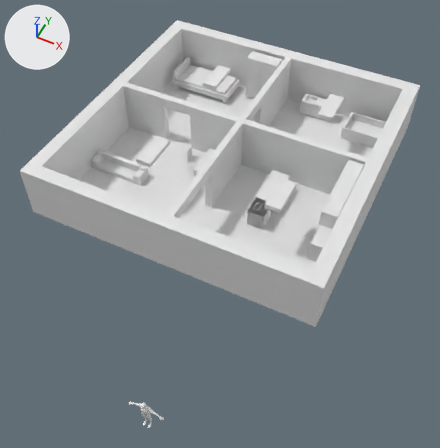
An edit to the Blender file modelagem/ExpoProjectHouse.blend, drawn before and after from the same camera.
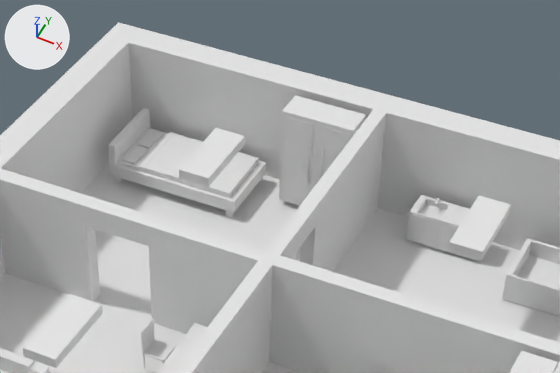
Each version is shown whole from a 50 mm lens placed at (9.84, -18.41, 23.86), pointed at (0.42, 0.43, 0.32), then close up on the part from 29% to 83% of the width and 2% to 38% of the height. Lighting does not change. The marker at upper left points along +X, +Y and +Z. The first two pictures are the older version. Materials are left out; every surface is plain grey.

Script lines for the objects in view, before the commit:
```python
me_cube_027 = bpy.data.meshes.new('Cube.027')
me_cube_027.from_pydata(...)  # 292 vertices, 274 faces; spans x -1.0..1.0, y -1.0..1.0, z -10.32..-3.51
me_cube_035 = bpy.data.meshes.new('Cube.035')
me_cube_035.from_pydata(...)  # 68 vertices, 66 faces; spans x -1.0..1.0, y -1.0..1.0, z -27.8..39.3
me_cube_036 = bpy.data.meshes.new('Cube.036')
me_cube_036.from_pydata(...)  # 326 vertices, 201 faces; spans x -1.0..1.0, y -1.08..1.0, z -1.0..1.13
ob_cadeirasala = bpy.data.objects.new('CadeiraSala', me_cube_035)
ob_cadeirasala.location = (-2.96, 3.93, 0.57)
ob_cadeirasala.scale = (0.3, 0.28, 0.0173)
ob_camaquarto = bpy.data.objects.new('CamaQuarto', me_cube_027)
ob_camaquarto.location = (-5.81, 10.96, -0.57)
ob_camaquarto.scale = (1.91, 1.0, -0.176)
ob_piabanheiro = bpy.data.objects.new('PiaBanheiro', me_cube_036)
ob_piabanheiro.location = (1.6, 11.57, 0.55)
ob_piabanheiro.rotation_euler = (0.0, 0.0, 6.283)  # degrees (0, 0, 360)
ob_piabanheiro.scale = (1.0, 0.407, 0.455)
# also in view: 'LuzTetoSala' at (-3.78, 1.22, 3.01); 'ArmarioQuarto' at (-2.13, 11.55, 1.55); 'MesaJantarSala' at (-1.89, 3.93, 0.42); 'SofaSala' at (-6.55, 1.72, 0.37); 'LuzTetoQuarto' at (-3.78, 8.45, 3.01)
```
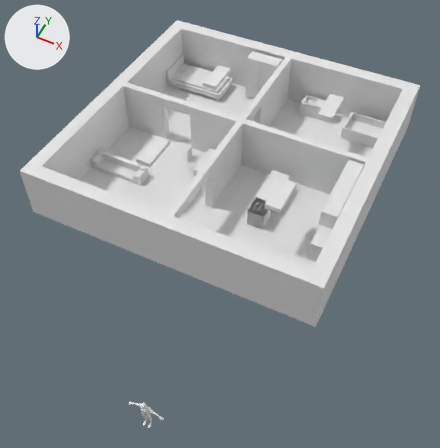
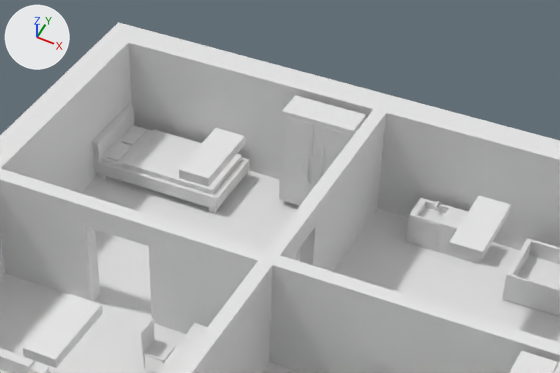
Boxes [x1, y1, x2, y2] around the edits, measured in the close-ups (560 x 373 px):
'CamaQuarto', moved: before [108, 108, 266, 217]; after [92, 105, 249, 214]
'PiaBanheiro', moved: before [406, 195, 478, 261]; after [406, 198, 479, 263]

The change, as a diff of the scene's bpy script:
```diff
--- a/modelagem/ExpoProjectHouse.blend.py
+++ b/modelagem/ExpoProjectHouse.blend.py
@@ ob_piabanheiro @@
 ob_piabanheiro = bpy.data.objects.new('PiaBanheiro', me_cube_036)
-ob_piabanheiro.location = (1.6, 11.57, 0.55)
+ob_piabanheiro.location = (1.6, 11.57, 0.45)
 ob_piabanheiro.rotation_euler = (0.0, 0.0, 6.283)  # degrees (0, 0, 360)
@@ ob_camaquarto @@
 ob_camaquarto = bpy.data.objects.new('CamaQuarto', me_cube_027)
-ob_camaquarto.location = (-5.81, 10.96, -0.57)
+ob_camaquarto.location = (-6.32, 10.96, -0.63)
 ob_camaquarto.scale = (1.91, 1.0, -0.176)
```
